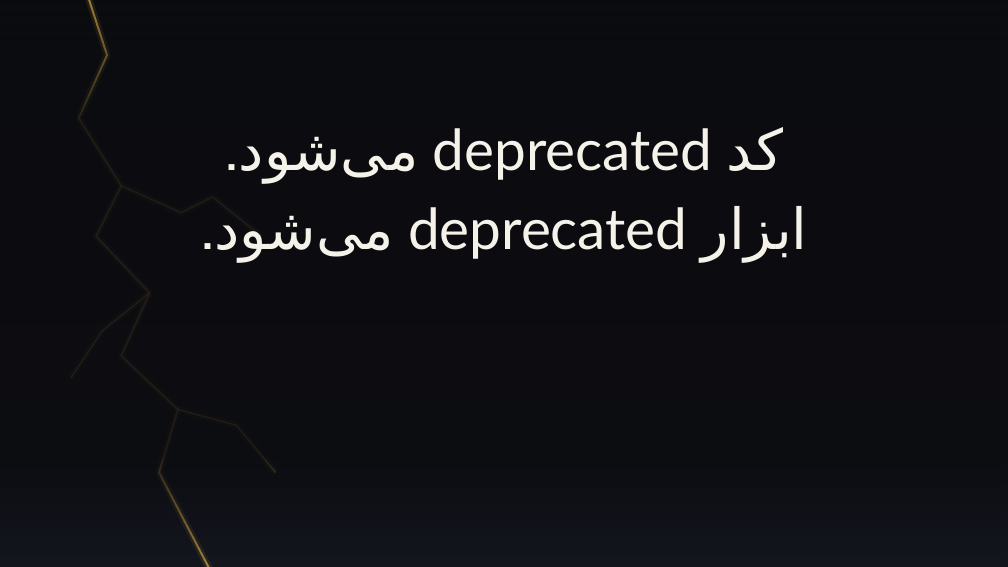
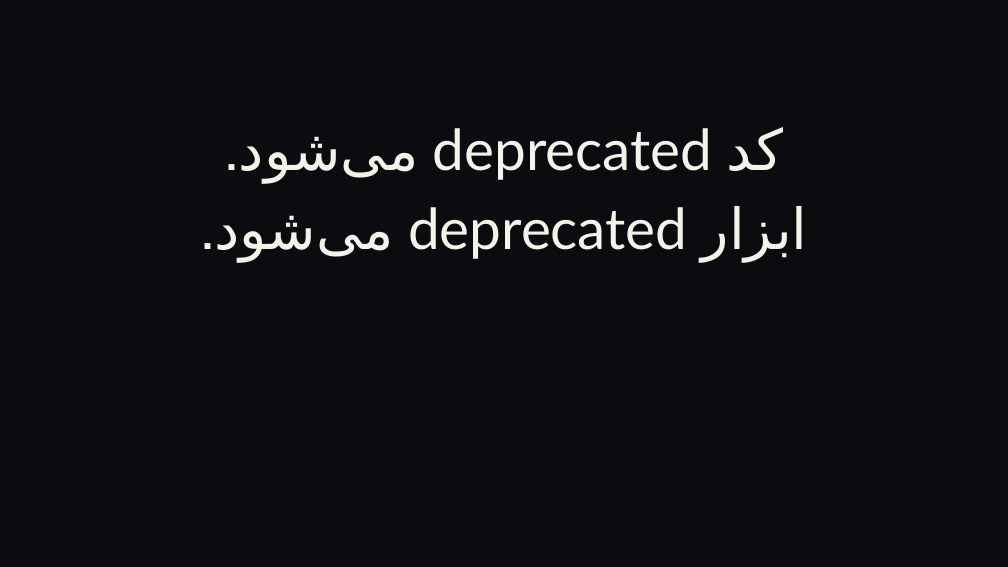
Before and after one commit to aliamani66/eraealiamani, a slide deck: slide 61 of new/BreakingChanges.pptx. Drawn at 1008x567 pixels with LibreOffice and Linux fonts; fonts in the diff are those of the drawing; background and template pictures are left out. Boxes give left, top, right and bottom in pixels: in the first picture for what was removed or moved away, otherwise in the second. Text is boxed around its words. In the diff, an @@ line names an element or a change of style, - is before the commit and + after.

```diff
--- a/new/BreakingChanges.pptx
+++ b/new/BreakingChanges.pptx
@@ rectangle at [0,0,1008,567]: fill gradient #0B0C10 to #14161E to #0B0C10 at 66% opacity @@
@@ rectangle removed at [0,0,1008,567] @@
@@ freeform shape removed at [79,0,212,567] @@
@@ freeform shape removed at [79,0,212,567] @@
@@ freeform shape removed at [121,186,261,237] @@
@@ freeform shape removed at [121,186,261,237] @@
@@ freeform shape removed at [71,293,150,378] @@
@@ freeform shape removed at [71,293,150,378] @@
@@ freeform shape removed at [178,410,275,473] @@
@@ freeform shape removed at [178,410,275,473] @@
```
Also in this commit, not shown: 21 other slides changed.
